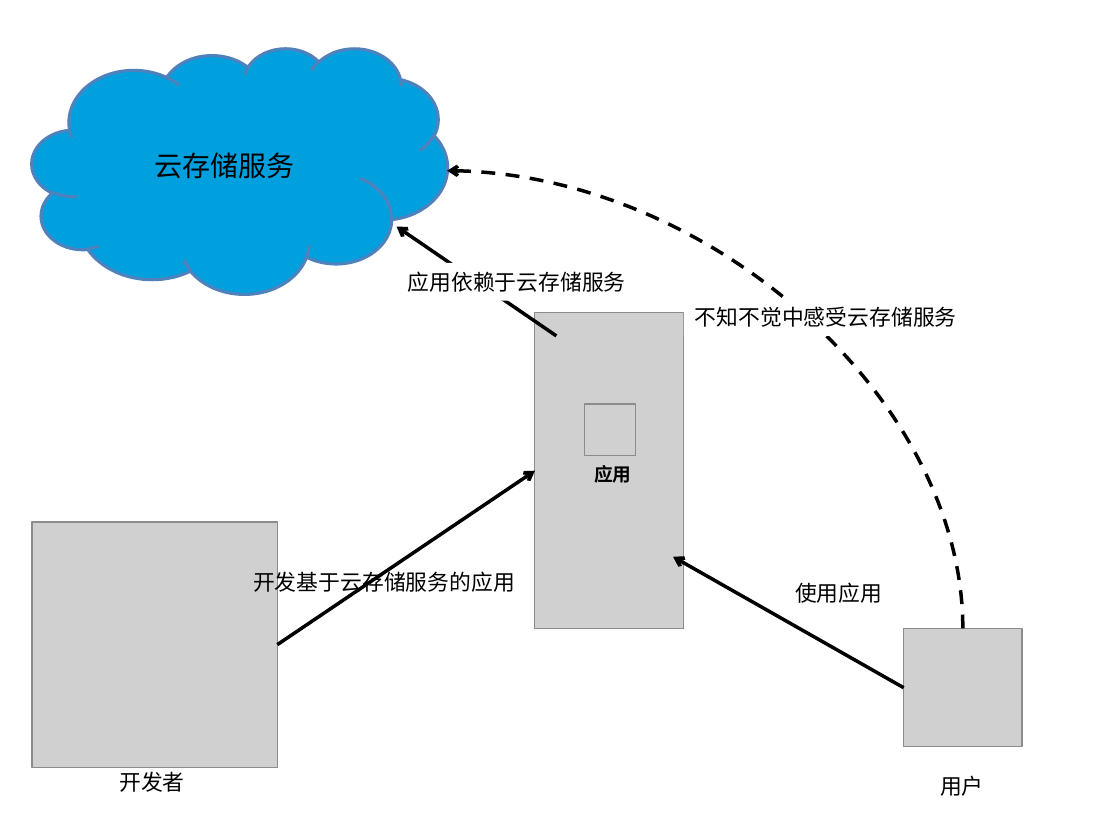
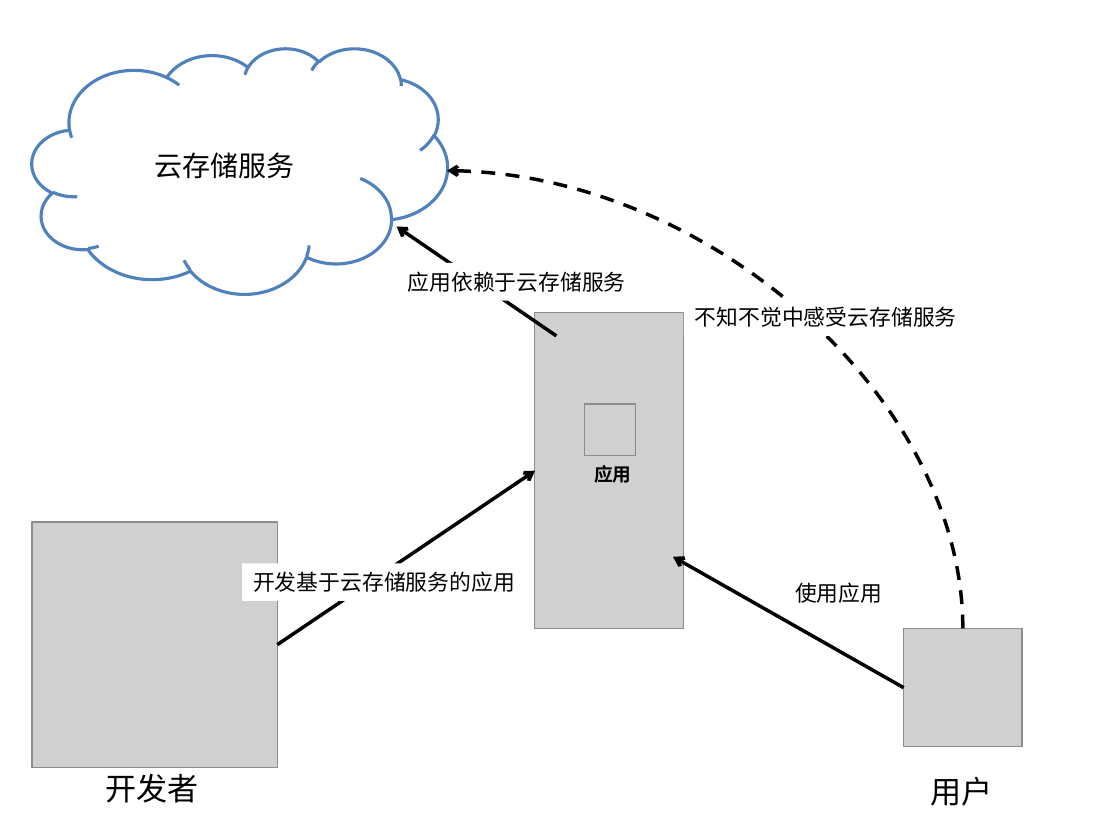
Before and after one commit to icattlecoder/docs.qiniu.com, a slide deck: slide 1 of api/overview/img/concepts.pptx. Drawn at 1120x840 pixels with LibreOffice and Linux fonts; fonts in the diff are those of the drawing; grey boxes stand for pictures. Boxes give left, top, right and bottom in pixels: in the first picture for what was removed or moved away, otherwise in the second. Text is boxed around its words. In the diff, an @@ line names an element or a change of style, - is before the commit and + after.

```diff
--- a/api/overview/img/concepts.pptx
+++ b/api/overview/img/concepts.pptx
@@ cloud "云存储服务" at (32,48,448,293): fill #00A0DE to #FFFFFF @@
@@ text "开发者" at (105,773,198,803): size 14 to 20 pt @@
@@ text "开发者": place and size @@
-text "开发者" at (119,771,184,792)
+text "开发者" at (105,773,198,803)
@@ text "用户": place and size @@
-text "用户" at (940,775,984,796)
+text "用户" at (931,776,993,806)
@@ text "用户" at (931,776,993,806): size 14 to 20 pt @@
```
Also in this commit, not shown: 20 other files.
